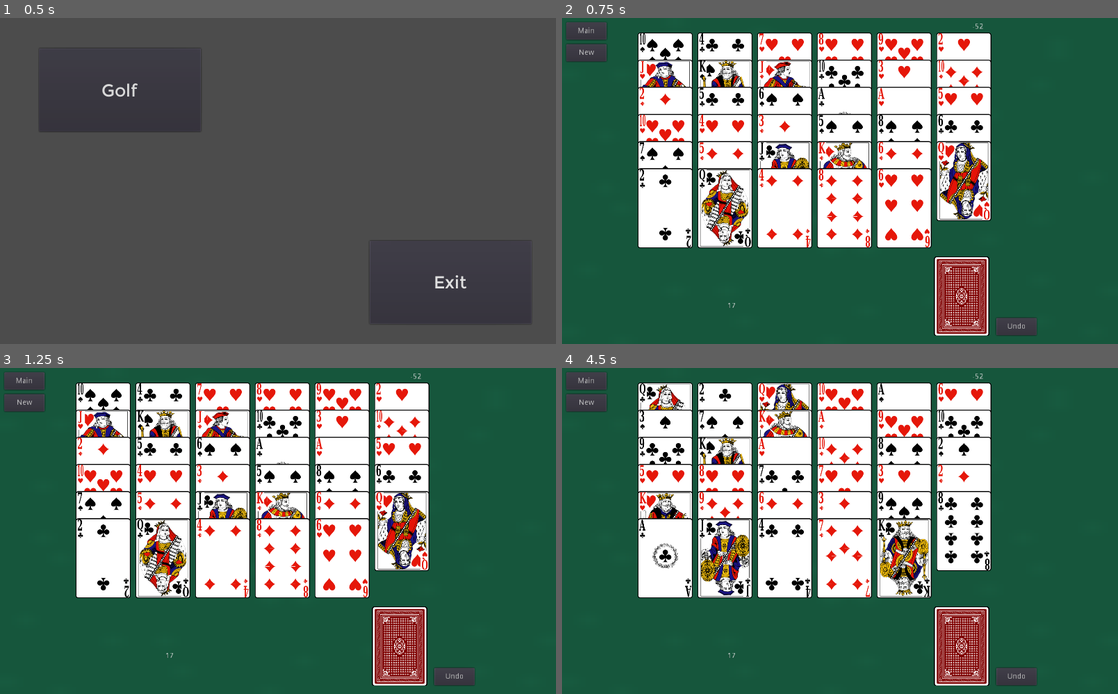
Above: before the commit, frames 1-4 (two rows, left to right).
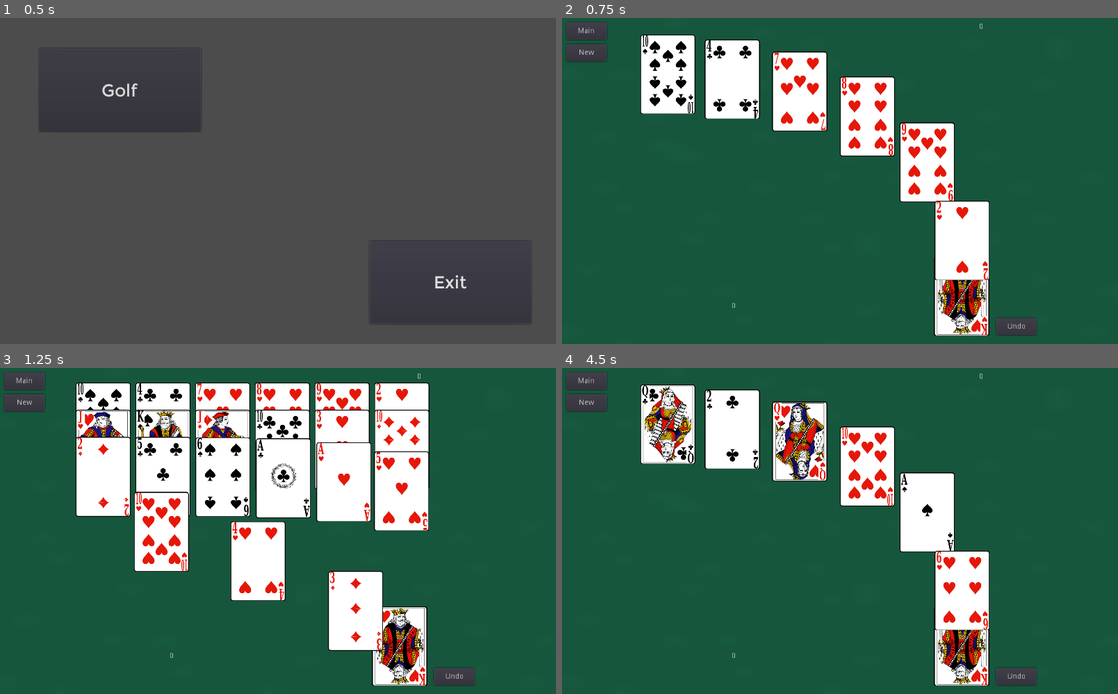
Above: after the commit, the same moments.

Repository: fbrunet99/Solitaire
Game: Godot game, scene res://main.tscn
Two runs of this game, one before a commit and one after it. Both use one fixed random seed, a clock stepped at 60 frames per second and the inputs below.
Inputs:
- Up to frame 1 (0.5 s): no input
- Up to frame 2 (0.75 s): click "Golf" at 0.5 s
- Up to frame 3 (1.25 s): no input
- Up to frame 4 (4.5 s): click "Undo" at 1.25 s; click "New" at 2 s; click "New" at 2.75 s; click "Main" at 3.5 s; click "Golf" at 4.25 s

Frame 1 is identical in both runs. In frame 2, 36% of the frame differs, in the area x 13-78%, y 1-98%; in frame 3, 20%; in frame 4, 37%.

Commit message:
Added global score. Added shuffle animation. Fixed end game detection

Diff:
--- a/src/fonts/montreal/Montreal.tres
+++ b/src/fonts/montreal/Montreal.tres
@@ -3,6 +3,5 @@
 [ext_resource path="res://fonts/montreal/Montreal-Regular.ttf" type="DynamicFontData" id=1]
 
 [resource]
-
 size = 32
 font_data = ExtResource( 1 )
--- /dev/null
+++ b/src/global.gd
@@ -0,0 +1,3 @@
+extends Node
+
+var score = 0
--- a/src/golf.gd
+++ b/src/golf.gd
@@ -50,11 +50,14 @@
 	_stock.clear()
 	_tableau.clear()
 	$Stock.make_placeholder(9)
-	$Stock.visible = true
+	$Stock.visible = false
+	$Current.visible = false
 
 	disconnect_deck_signals()
 
 	_deck.shuffle()
+	for i in range(0, _deck.size()):
+		_deck[i].position = $Stock.position
 
 	var x = TABLEAU_LEFT - COL_WIDTH
 	var y = TABLEAU_TOP
@@ -70,7 +73,12 @@
 		card.set_face_down(false)
 		card.z_index = i
 		card.connect("card_clicked", self, "on_tableau_clicked")
-		card.position = Vector2(x, y)
+		$ShuffleTween.interpolate_property(card,
+			"position", card.position,
+			Vector2(x,y), 0.3, Tween.TRANS_QUINT, Tween.EASE_OUT)
+		$ShuffleTween.start()
+		yield(get_tree().create_timer(0.02), "timeout")
+
 
 	x = STOCK_LEFT
 	y = STOCK_TOP
@@ -99,7 +107,6 @@
 func on_stock_clicked(_card):
 	if _stock.size() > 0:
 		var stock_card = _stock.pop_back()
-		var idx = stock_card.get_cardnum()
 		store_move(stock_card, CardInfo.TYPE_STOCK, $Current.get_cardnum())
 		$ScoreOverlay.update_remain(-1)
 		$StockTween.interpolate_property(stock_card,
@@ -108,26 +115,25 @@
 		stock_card.set_face_down(false)
 		$StockTween.start()
 
-		detect_end()
 
 	if _stock.size() == 0:
 		$Stock.visible = false
 
 
-func _on_StockTween_tween_completed(card, key):
+func _on_StockTween_tween_completed(card, _key):
 
 	$Current.set_cardnum(card.get_cardnum())
 	$Current.visible = true
 	remove_card(card)
+	detect_end()
 
 # Remove a card from the tableau if it can be done
 func on_tableau_clicked(card):
 	var value = card.get_value()
-	var suit = card.get_suit()
+#	var suit = card.get_suit()
 
 	var current_value = $Current.get_value()
 	if is_match(value, current_value):
-		print("It matches")
 		store_move(card, CardInfo.TYPE_TABLEAU, $Current.get_cardnum())
 		$TableauTween.interpolate_property(card,
 			"position", card.position,
@@ -135,13 +141,13 @@
 		$TableauTween.start()
 
 
-	detect_end()
-
-func _on_TableauTween_tween_completed(card, key):
+func _on_TableauTween_tween_completed(card, _key):
 	$Current.set_cardnum(card.get_cardnum())
 	remove_card(card)
 	_tableau.erase(card)
 	$ScoreOverlay.update_score(5)
+	detect_end()
+
 
 # Return true if the values given are a golf match
 func is_match(value1, value2):
--- a/src/golf.tscn
+++ b/src/golf.tscn
@@ -63,6 +63,8 @@
 [node name="StockTween" type="Tween" parent="."]
 
 [node name="TableauTween" type="Tween" parent="."]
+
+[node name="ShuffleTween" type="Tween" parent="."]
 [connection signal="pressed" from="Main" to="." method="_on_Main_pressed"]
 [connection signal="pressed" from="New" to="." method="_on_New_pressed"]
 [connection signal="pressed" from="Undo" to="." method="_on_undo_pressed"]
--- a/src/project.godot
+++ b/src/project.godot
@@ -30,6 +30,10 @@
 run/main_scene="res://main.tscn"
 config/icon="res://icon.png"
 
+[autoload]
+
+Global="*res://global.gd"
+
 [display]
 
 window/stretch/mode="2d"
--- a/src/score-overlay.gd
+++ b/src/score-overlay.gd
@@ -1,7 +1,6 @@
 extends Node2D
 
 
-var score = 0
 var remain = 0
 
 # Called when the node enters the scene tree for the first time.
@@ -14,13 +13,13 @@
 
 
 func set_score(new_score):
-	score = new_score
-	$Score.text = str(score)
+	Global.score = new_score
+	$Score.text = str(Global.score)
 
 
 func update_score(new_score):
-	score += new_score
-	$Score.text = str(score)
+	Global.score += new_score
+	$Score.text = str(Global.score)
 
 
 func set_remain(new_remain):
